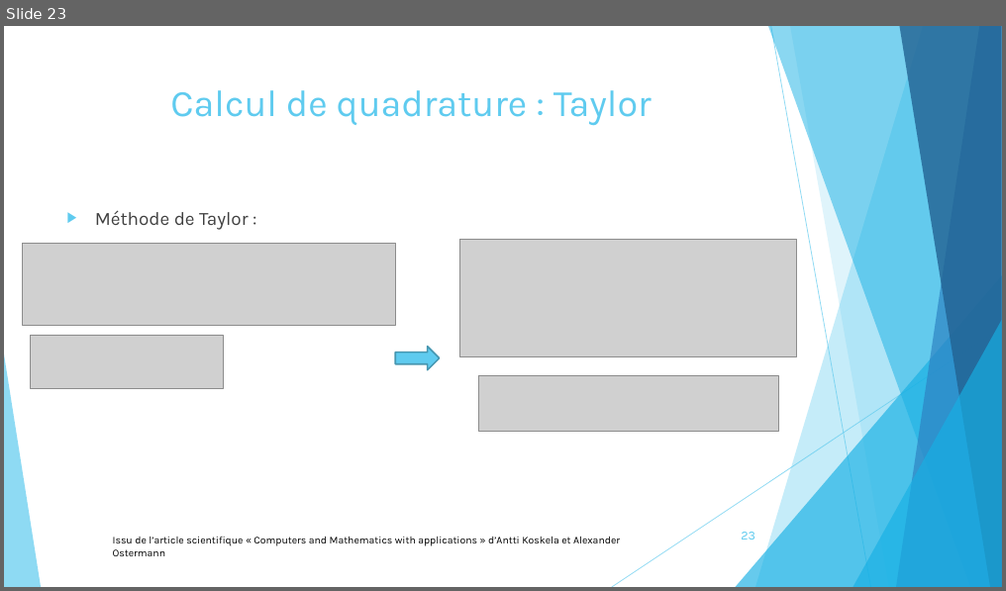
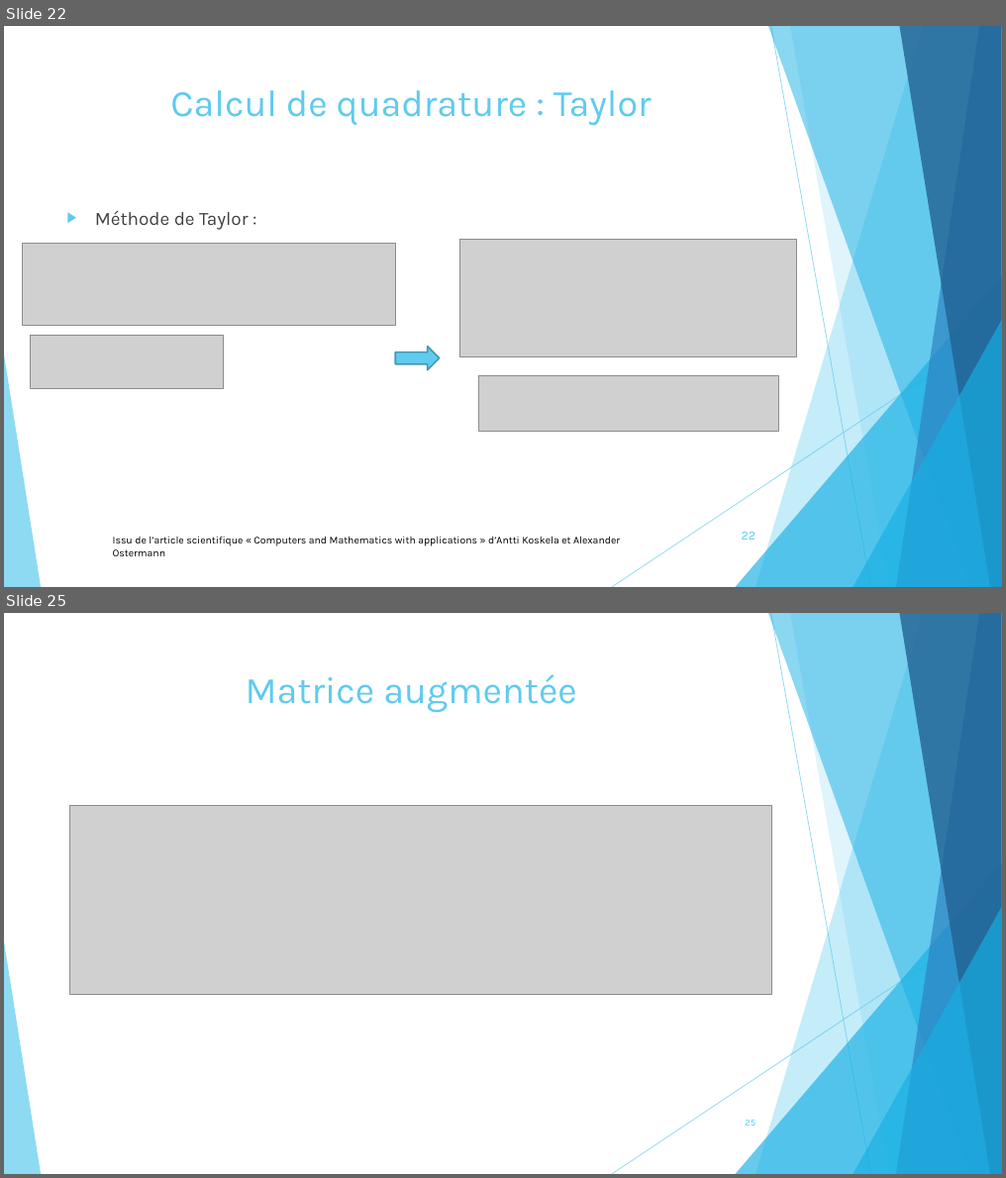
Before and after one commit to pierreXVI/PIE, a slide deck: oral_presentation/Oral_presentation_12_02_2019.pptx. Shown one above the other, each under a label of ours: slide 23 before the commit, slides 22 and 25 after it; the slides between them are not shown. The pictures are 1006x591 and 1006x1178 pixels, drawn with LibreOffice and Linux fonts; fonts in the diff are those of the drawing; grey boxes stand for pictures. Boxes give left, top, right and bottom in pixels: in the first picture for what was removed or moved away, otherwise in the second. Text is boxed around its words. In the diff, an @@ line names an element or a change of style, - is before the commit and + after.

```diff
--- a/oral_presentation/Oral_presentation_12_02_2019.pptx
+++ b/oral_presentation/Oral_presentation_12_02_2019.pptx
@@ slide 25 added at bbox=[4, 613, 1002, 1174], background #FFFFFF; not listed: 10 template elements that a slide beside it also shows @@
@@ title added at bbox=[246, 674, 576, 713], 36 pt, text #5FCBEF @@
+Matrice augmentée
@@ picture added at bbox=[70, 805, 771, 994] @@
@@ page number added at bbox=[745, 1120, 755, 1126], 9 pt, text #5FCBEF @@
+25
@@ what was slide 23 is now slide 22 @@
@@ page number at bbox=[742, 532, 756, 540]: text changed @@
-23
+22
```
Also in this commit, not shown: 13 slides changed, 6 other slides added, 3 slides removed, 1 other file.
